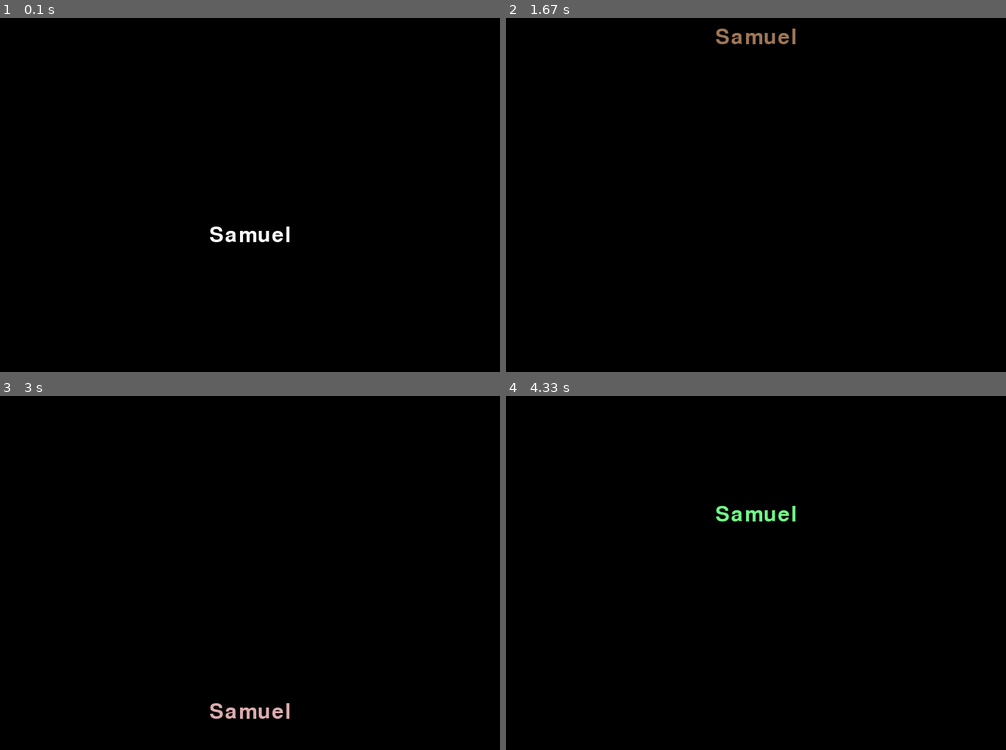
Above: before the commit, frames 1-4 (two rows, left to right).
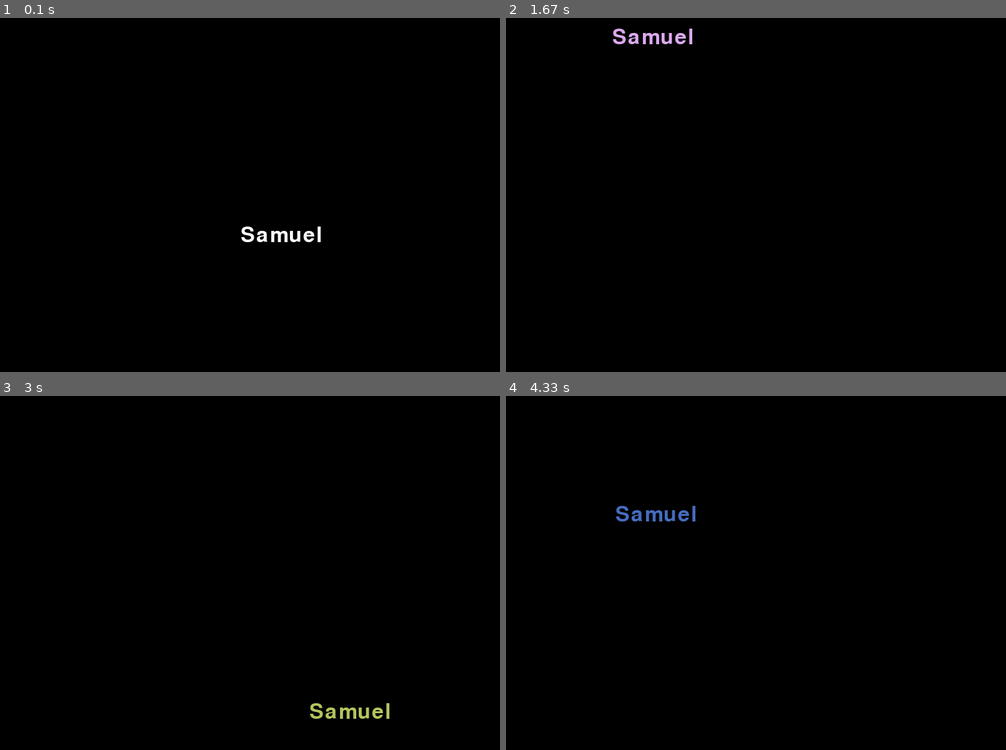
Above: after the commit, the same moments.

Repository: Sammus-s/DVD-pygame
Game: pygame game, started from main.py
Two runs of this game, one before a commit and one after it. Both use one fixed random seed, a clock stepped at 60 frames per second and the inputs below.
Inputs:
- Up to frame 1 (0.1 s): no input
- Up to frame 2 (1.67 s): no input
- Up to frame 3 (3 s): no input
- Up to frame 4 (4.33 s): no input

The runs differ from the first frame. In frame 1, 0.5% of the frame differs, in the area x 42-65%, y 58-64%; in frame 2, 0.6%; in frame 3, 0.6%; in frame 4, 0.6%, in the area x 22-58%, y 31-36%.

Commit message:
remove: draw redundance

Diff:
--- a/game.py
+++ b/game.py
@@ -1,6 +1,8 @@
 import sys
 import pygame
-from text_module import VerticalMoveText, HorizontalMoveText
+
+
+from text_module import VerticalMoveText, HorizontalMoveText, BounceText
 from config import SCREEN_WIDTH,SCREEN_HEIGHT,BLACK,WHITE,FPS
 
 class Game:
@@ -10,7 +12,7 @@
         pygame.display.set_caption('DVD')
         self.clock = pygame.time.Clock()
         self.running = True
-        self.text = HorizontalMoveText("Samuel", 50, WHITE, 5)
+        self.text = BounceText("Samuel", 50, WHITE, 5, 5)
 
     def handle_events(self):
         for event in pygame.event.get():
@@ -22,7 +24,6 @@
                     self.running = False
 
 
-
     def update_text_position(self):
         self.text.update()
 
@@ -30,7 +31,6 @@
         self.screen.fill(BLACK)
         self.text.draw(self.screen)
         pygame.display.flip()
-
 
     def run(self):
         while self.running:
--- a/text_module.py
+++ b/text_module.py
@@ -17,6 +17,9 @@
         self.color = ColorGenerator.get_random_color()
         self.text_surf = self.font.render(self.text, True, self.color)
 
+    def draw(self, screen):
+        screen.blit(self.text_surf, self.rect)
+
     @abstractmethod
     def update(self):
         pass
@@ -35,8 +38,6 @@
             self.speed_y *= -1
             self._set_random_color()
 
-    def draw(self, screen):
-        screen.blit(self.text_surf, self.rect)
 
 class VerticalMoveText(MoveText):
     def __init__(self, text, font_size, text_color, speed_x):
@@ -51,5 +52,24 @@
             self.speed_x *= -1
             self._set_random_color()
 
-    def draw(self, screen):
-        screen.blit(self.text_surf, self.rect)
+
+class BounceText(MoveText):
+    def __init__(self, text, font_size, text_color, speed_y, speed_x):
+        super().__init__(text, font_size, text_color)
+        self.speed_y = speed_y
+        self.speed_x = speed_x
+
+    def update(self):
+        self.rect.y = max(0, min((self.rect.y + self.speed_y), SCREEN_HEIGHT - self.rect.height))
+        self.rect.x = max(0, min((self.rect.x + self.speed_x), SCREEN_WIDTH - self.rect.width))
+
+        is_colliding_x = self.rect.left <= 0 or self.rect.right >= SCREEN_WIDTH
+        is_colliding_y = self.rect.top <= 0 or self.rect.bottom >= SCREEN_HEIGHT
+
+        if is_colliding_y:
+            self.speed_y *= -1
+        if is_colliding_x:
+            self.speed_x *= -1
+
+        if is_colliding_x or is_colliding_y:
+            self._set_random_color()
